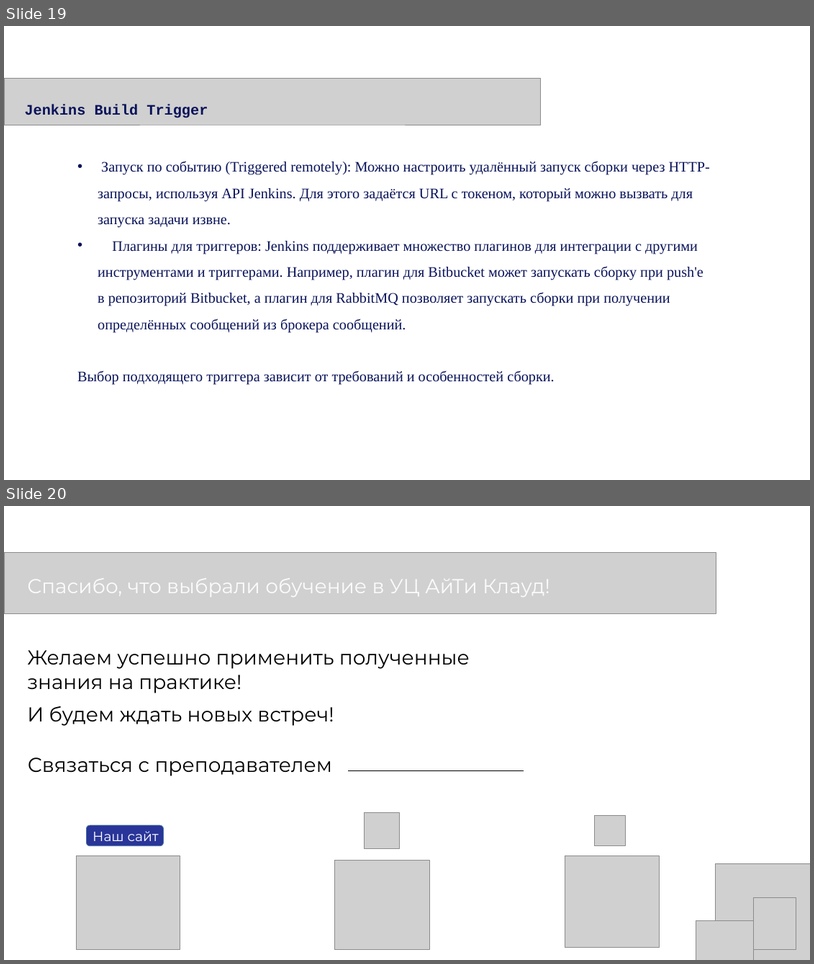
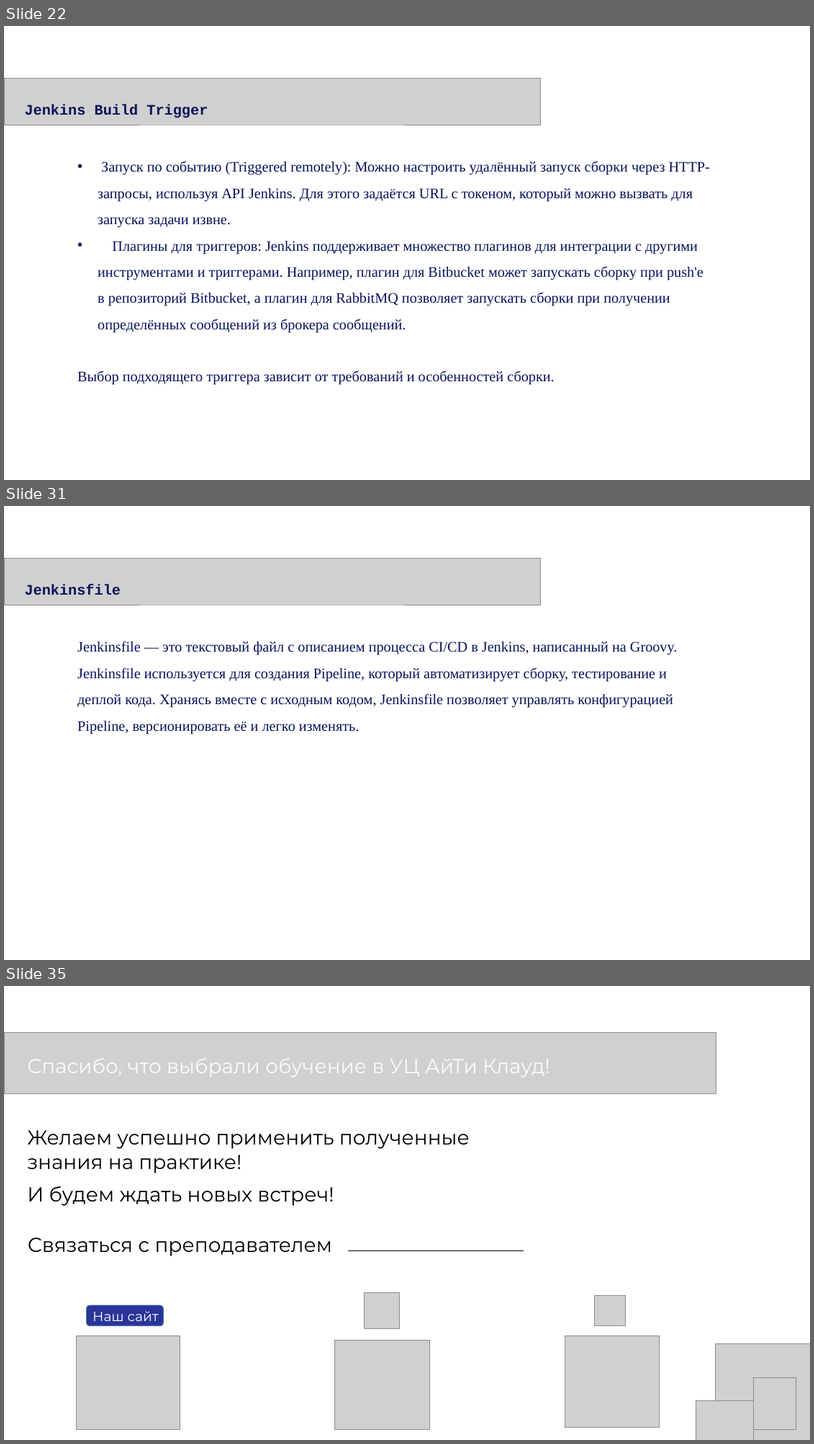
Before and after one commit to Kollekcioner47/jenkins, a slide deck: Jenkins.pptx. Shown one above the other, each under a label of ours: slides 19 and 20 before the commit, slides 22, 31 and 35 after it; the slides between them are not shown. The pictures are 814x964 and 814x1444 pixels, drawn with LibreOffice and Linux fonts; fonts in the diff are those of the drawing; grey boxes stand for pictures. Boxes give left, top, right and bottom in pixels: in the first picture for what was removed or moved away, otherwise in the second. Text is boxed around its words. In the diff, an @@ line names an element or a change of style, - is before the commit and + after.

```diff
--- a/Jenkins.pptx
+++ b/Jenkins.pptx
@@ slide 31 added at (x1=4, y1=506, x2=810, y2=960), background #FFFFFF @@
@@ picture added at (x1=4, y1=558, x2=540, y2=605) @@
@@ text added at (x1=25, y1=584, x2=121, y2=595), 26 pt, text #09135A, bold @@
+Jenkinsfile
@@ text added at (x1=77, y1=641, x2=678, y2=734), 26 pt, text #09135A @@
+Jenkinsfile — это текстовый файл с описанием процесса CI/CD в Jenkins, написанный на Groovy. Jenkinsfile используется для создания Pipeline, который автоматизирует сборку, тестирование и деплой кода. Хранясь вместе с исходным кодом, Jenkinsfile позволяет управлять конфигурацией Pipeline, версионировать её и легко изменять.
@@ what was slide 19 is now slide 22 @@
@@ what was slide 20 is now slide 35 @@
```
Also in this commit, not shown: 14 other slides added, 4 other files.
